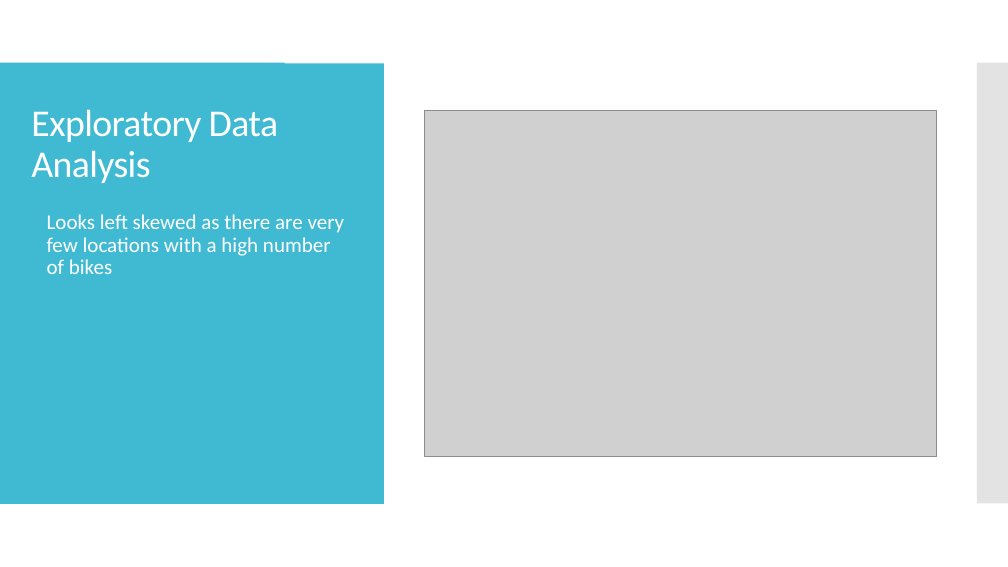
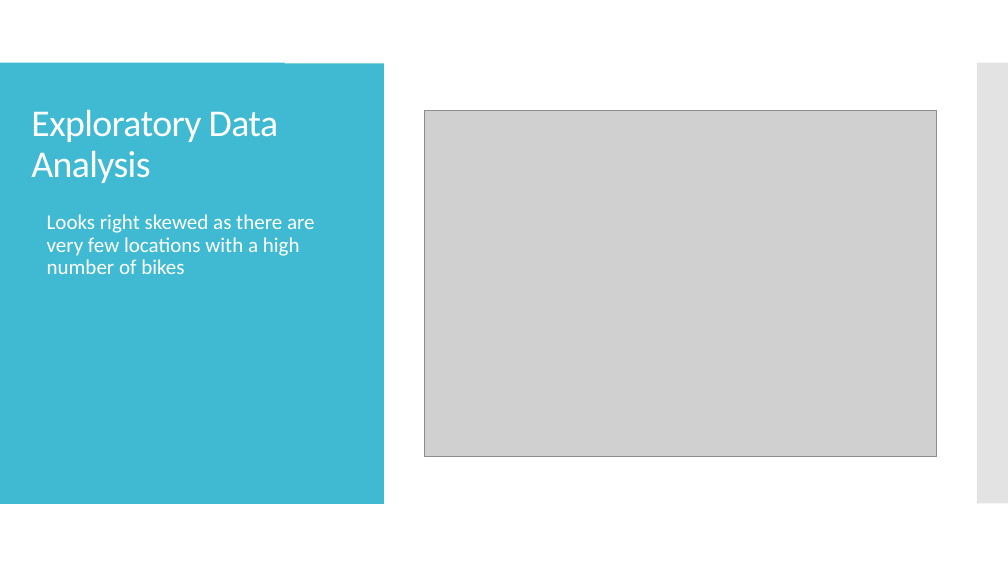
Before and after one commit to JohnathanJack/Stats-Model-Project, a slide deck: slide 3 of data/presentation_slides.pptx. Drawn at 1008x567 pixels with LibreOffice and Linux fonts; fonts in the diff are those of the drawing; grey boxes stand for pictures. Boxes give left, top, right and bottom in pixels: in the first picture for what was removed or moved away, otherwise in the second. Text is boxed around its words. In the diff, an @@ line names an element or a change of style, - is before the commit and + after.

Commit message:
fixed mistake in presentation ppt

```diff
--- a/data/presentation_slides.pptx
+++ b/data/presentation_slides.pptx
@@ text at [47, 214, 315, 274]: text changed @@
-• Looks left skewed as there are very few locations with a high number of bikes
+• Looks right skewed as there are very few locations with a high number of bikes
```
